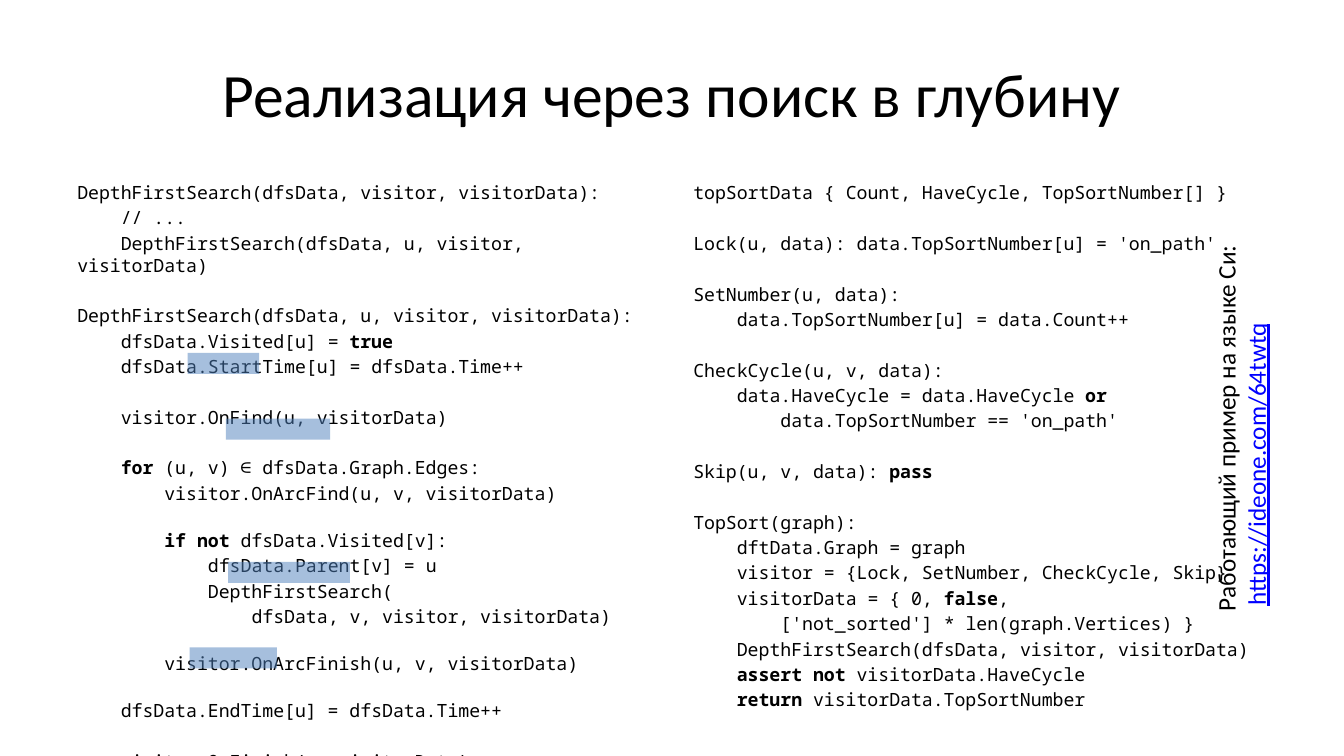
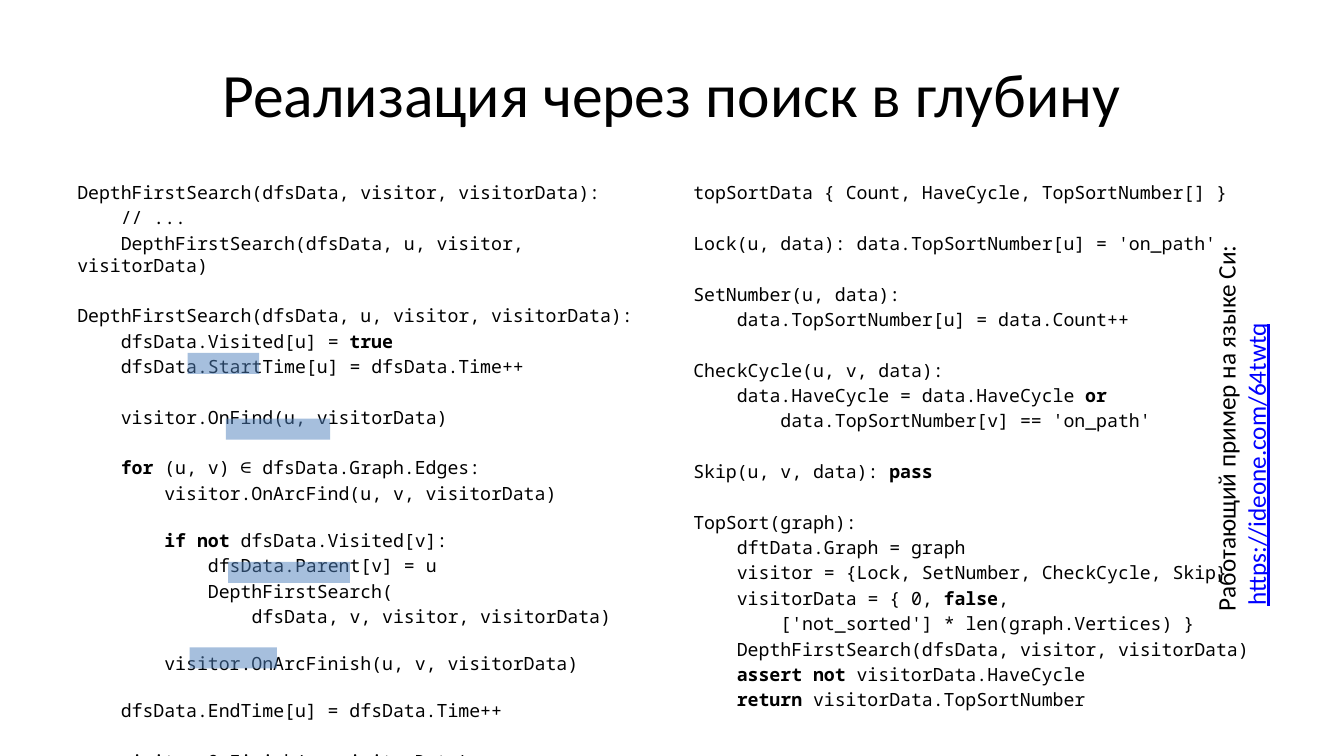
Before and after one commit to Evgueni-Petrov-aka-espetrov/Algorithms-and-Programming-in-C-pptx, a slide deck: slide 161 of 18 Кратчайшие пути и топсорт.pptx. Drawn at 1344x756 pixels with LibreOffice and Linux fonts; fonts in the diff are those of the drawing. Boxes give left, top, right and bottom in pixels: in the first picture for what was removed or moved away, otherwise in the second. Text is boxed around its words. In the diff, an @@ line names an element or a change of style, - is before the commit and + after.

Commit message:
исправил опечатку в топсорт через dfs

```diff
--- a/18 Кратчайшие пути и топсорт.pptx
+++ b/18 Кратчайшие пути и топсорт.pptx
@@ text at [780, 413, 1151, 432]: text changed @@
-data.TopSortNumber == 'on_path'
+data.TopSortNumber[v] == 'on_path'
```
